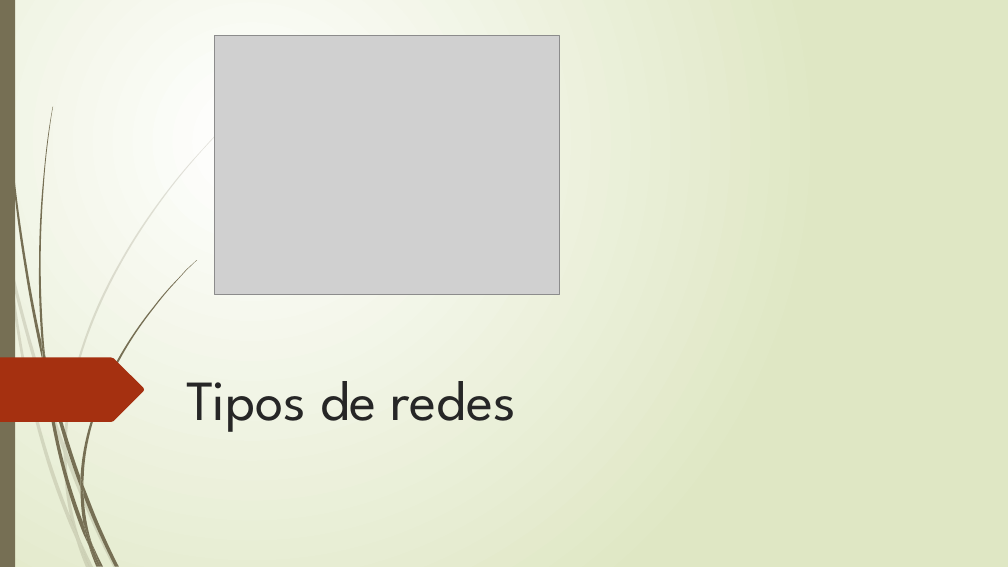
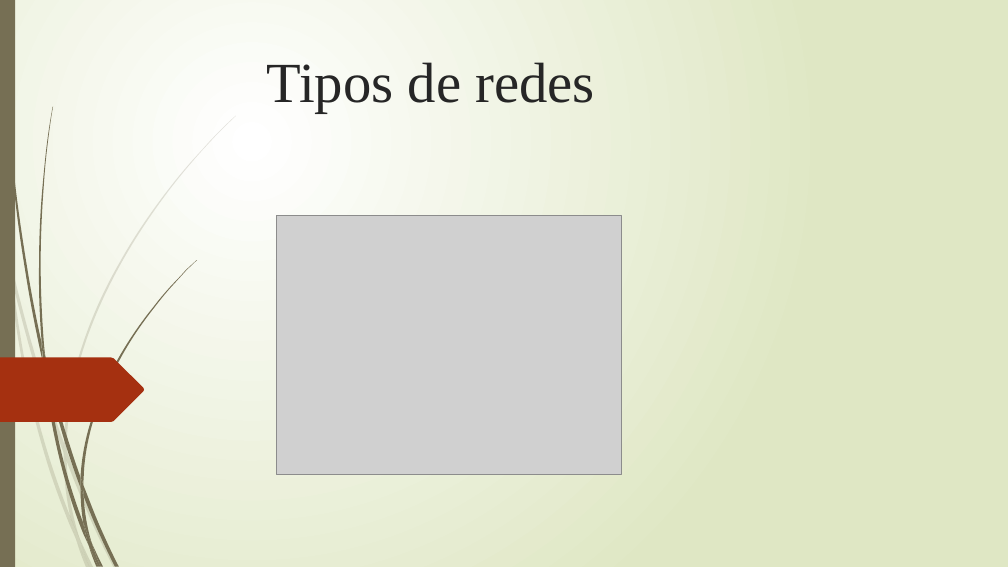
Before and after one commit to paulorenatofernandesmorgado/paulo, a slide deck: slide 1 of Tipos de redes trabalho paulomorgado.pptx. Drawn at 1008x567 pixels with LibreOffice and Linux fonts; fonts in the diff are those of the drawing; grey boxes stand for pictures. Boxes give left, top, right and bottom in pixels: in the first picture for what was removed or moved away, otherwise in the second. Text is boxed around its words. In the diff, an @@ line names an element or a change of style, - is before the commit and + after.

```diff
--- a/Tipos de redes trabalho paulomorgado.pptx
+++ b/Tipos de redes trabalho paulomorgado.pptx
@@ title "Tipos de redes" moved from (x1=187, y1=381, x2=516, y2=432) to (x1=267, y1=62, x2=595, y2=113) @@
@@ title "Tipos de redes" at (x1=267, y1=62, x2=595, y2=113): font League Spartan to Times New Roman @@
@@ picture moved from (x1=214, y1=36, x2=560, y2=294) to (x1=277, y1=216, x2=622, y2=474) @@
```
Also in this commit, not shown: 16 other slides changed, 1 slide added, 1 other file.
